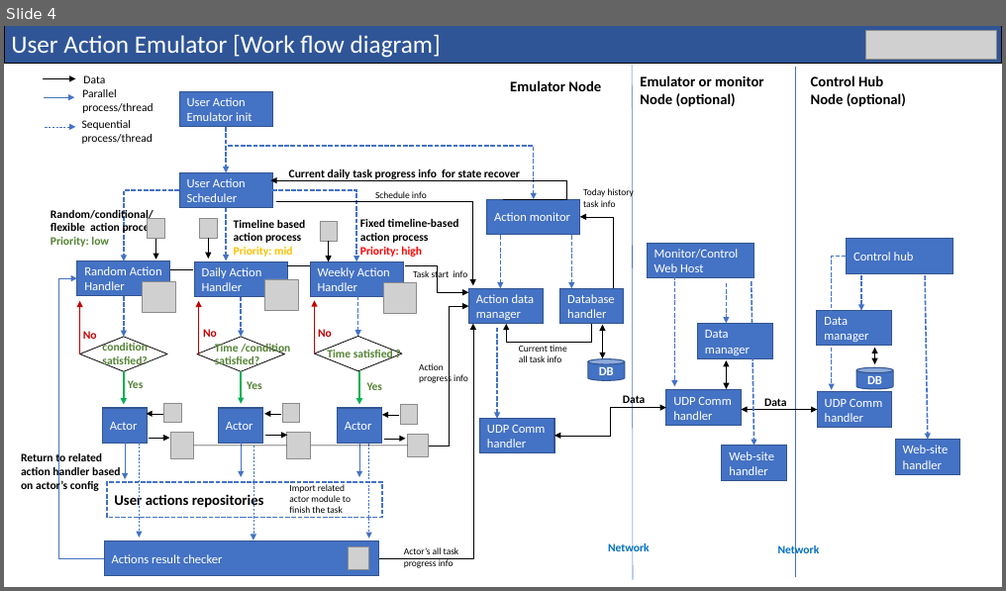
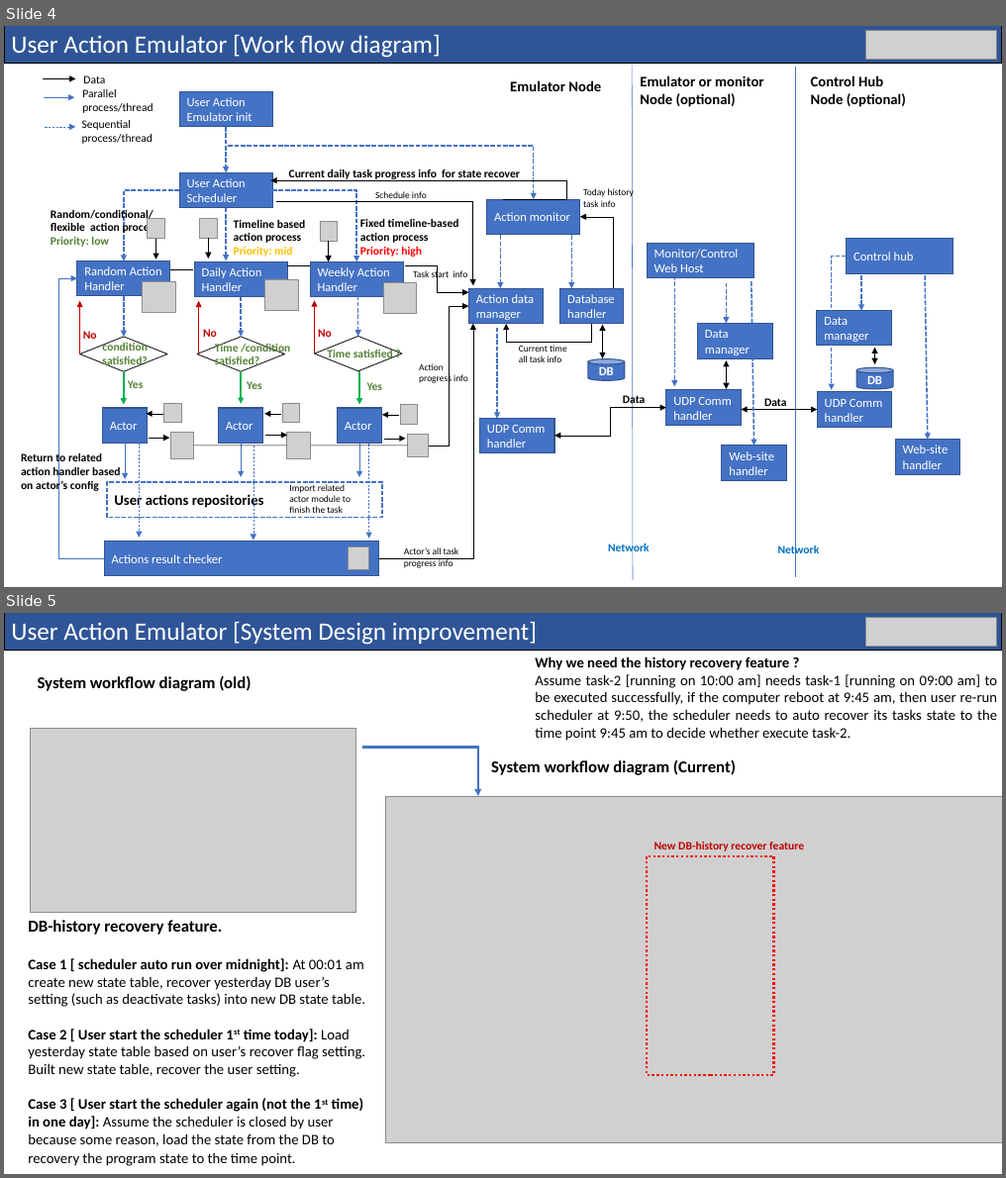
Before and after one commit to LiuYuancheng/Cluster_User_Emulation_System, a slide deck: doc/designDoc.pptx. Shown one above the other, each under a label of ours: slide 4 before the commit, slides 4 and 5 after it. The pictures are 1006x591 and 1006x1178 pixels, drawn with LibreOffice and Linux fonts; fonts in the diff are those of the drawing; grey boxes stand for pictures. Boxes give left, top, right and bottom in pixels: in the first picture for what was removed or moved away, otherwise in the second. Text is boxed around its words. In the diff, an @@ line names an element or a change of style, - is before the commit and + after.

```diff
--- a/doc/designDoc.pptx
+++ b/doc/designDoc.pptx
@@ slide 5 added at bbox=[4, 613, 1002, 1174], background #FFFFFF @@
@@ rectangle added at bbox=[4, 613, 1002, 650], fill #2F5597, outline #000000 0.75 pt, 24 pt, text #FFFFFF @@
+User Action Emulator [System Design improvement]
@@ picture added at bbox=[865, 618, 997, 646] @@
@@ text added at bbox=[535, 657, 998, 741], 14 pt, text #000000 @@
+Why we need the history recovery feature ?
+Assume task-2 [running on 10:00 am] needs task-1 [running on 09:00 am] to be executed successfully, if the computer reboot at 9:45 am, then user re-run scheduler at 9:50, the scheduler needs to auto recover its tasks state to the time point 9:45 am to decide whether execute task-2.
@@ text added at bbox=[38, 675, 251, 691], 16 pt, text #000000, bold @@
+System workflow diagram (old)
@@ picture added at bbox=[30, 728, 356, 912] @@
@@ elbow arrow added from (361, 747) to (478, 796), #4472C4 2.25 pt @@
@@ text added at bbox=[491, 760, 736, 775], 16 pt, text #000000, bold @@
+System workflow diagram (Current)
@@ picture added at bbox=[386, 796, 1002, 1143] @@
@@ text added at bbox=[654, 842, 804, 852], 11 pt, text #C00000, bold @@
+New DB-history recover feature
@@ rectangle added at bbox=[648, 857, 774, 1075], outline #FF0000 2.25 pt dashed @@
@@ text added at bbox=[28, 920, 365, 1166], 14 pt, text #000000 @@
+DB-history recovery feature.
+Case 1 [ scheduler auto run over midnight]: At 00:01 am create new state table, recover yesterday DB user’s setting (such as deactivate tasks) into new DB state table.
+Case 2 [ User start the scheduler 1st time today]: Load yesterday state table based on user’s recover flag setting. Built new state table, recover the user setting.
+Case 3 [ User start the scheduler again (not the 1st time) in one day]: Assume the scheduler is closed by user because some reason, load the state from the DB to recovery the program state to the time point.
```
Also in this commit, not shown: 7 other files.
